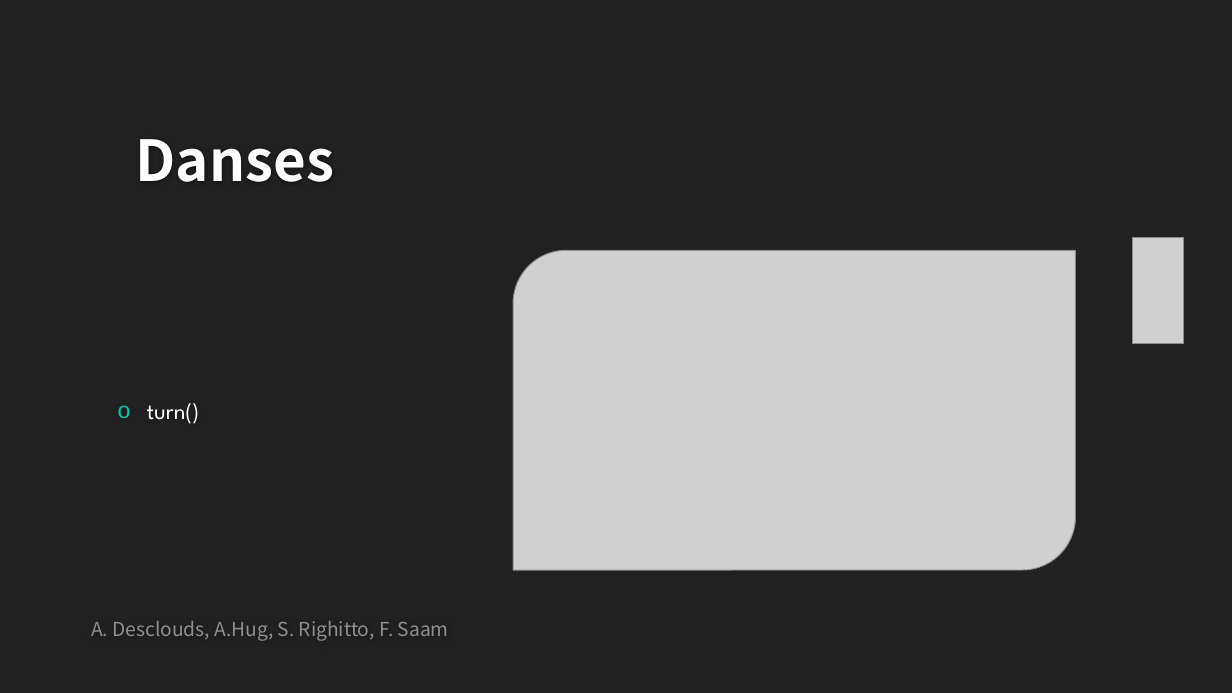
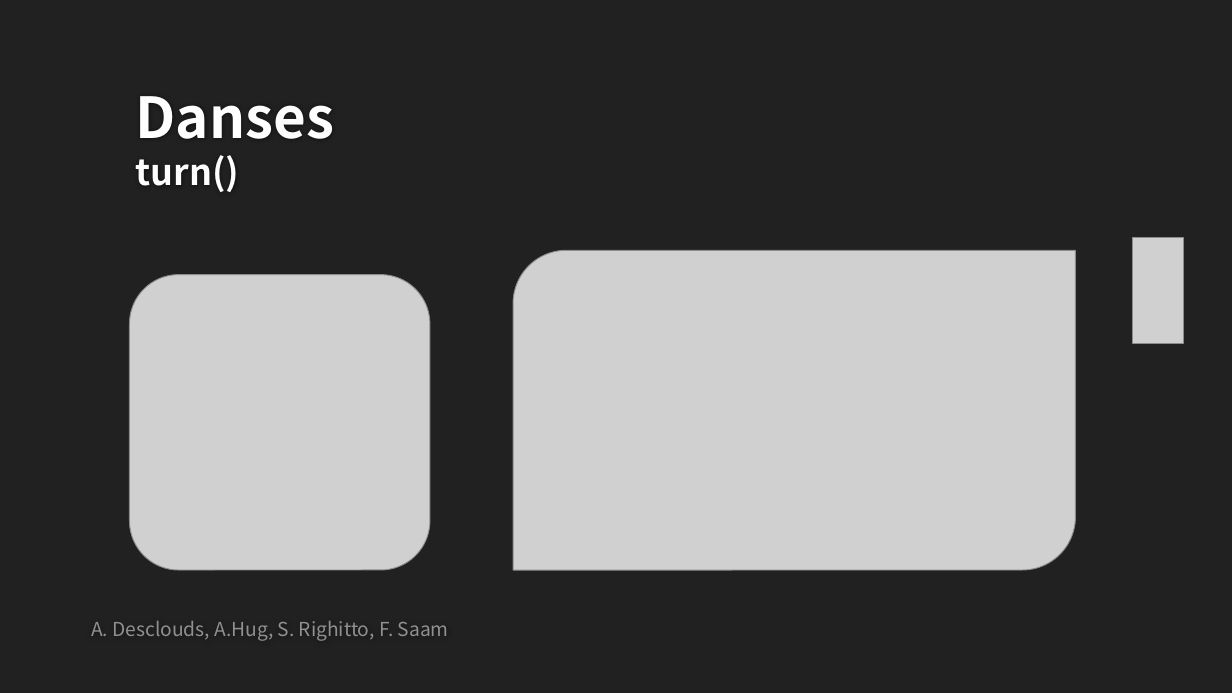
Before and after one commit to SimoneRighitto/SFT15_Elisa, a slide deck: slide 21 of Elisa-3_presentation.pptx. Drawn at 1232x693 pixels with LibreOffice and Linux fonts; fonts in the diff are those of the drawing; grey boxes stand for pictures; background and template pictures are left out. Boxes give left, top, right and bottom in pixels: in the first picture for what was removed or moved away, otherwise in the second. Text is boxed around its words. In the diff, an @@ line names an element or a change of style, - is before the commit and + after.

```diff
--- a/Elisa-3_presentation.pptx
+++ b/Elisa-3_presentation.pptx
@@ title at bbox=[135, 96, 334, 192]: text changed @@
-Danses
+Danses
+turn()
@@ picture added at bbox=[129, 274, 430, 570] @@
@@ text removed at bbox=[147, 403, 200, 424] @@
-o turn()
```
Also in this commit, not shown: 1 other slide changed.
